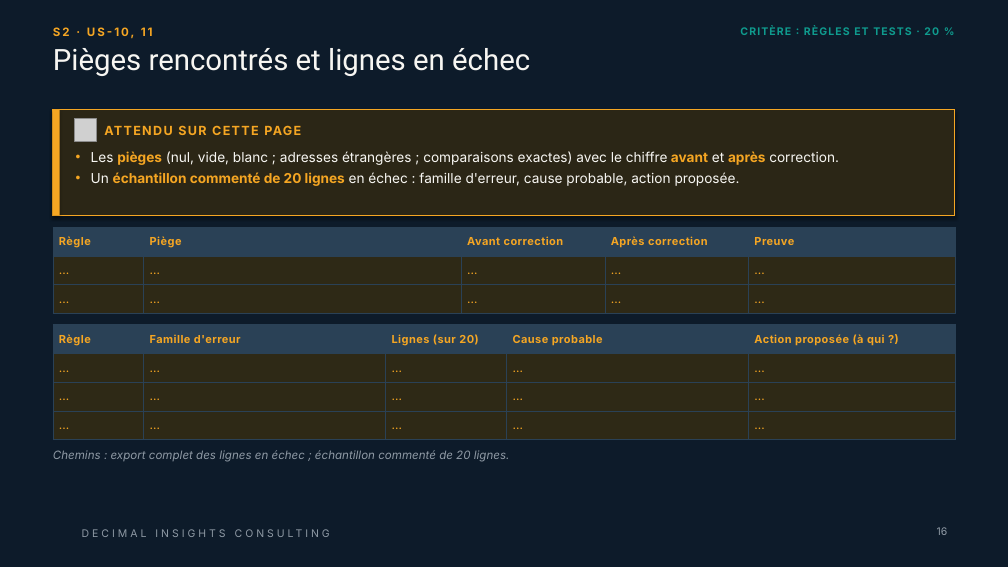
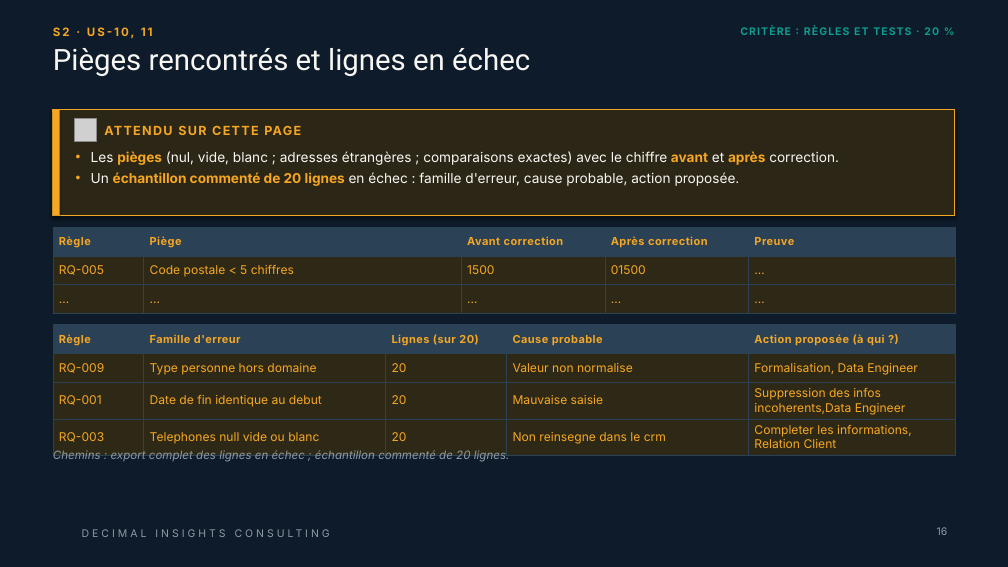
Before and after one commit to 0TRDavid/td-qualite-g00, a slide deck: slide 16 of livrables/Livrable_Groupe_TD_AssurConnect.pptx. Drawn at 1008x567 pixels with LibreOffice and Linux fonts; fonts in the diff are those of the drawing; grey boxes stand for pictures; background and template pictures are left out. Boxes give left, top, right and bottom in pixels: in the first picture for what was removed or moved away, otherwise in the second. Text is boxed around its words. In the diff, an @@ line names an element or a change of style, - is before the commit and + after.

Commit message:
feat:Saisi S2 pptx

```diff
--- a/livrables/Livrable_Groupe_TD_AssurConnect.pptx
+++ b/livrables/Livrable_Groupe_TD_AssurConnect.pptx
@@ table at [53, 228, 955, 314] @@
+row 2: RQ-005 | Code postale < 5 chiffres | 1500 | 01500 | …
-row 3: … | … | … | … | …
@@ table at [53, 325, 955, 452] @@
-row 2: … | … | … | … | …
+row 2: RQ-009 | Type personne hors domaine | 20 | Valeur non normalise | Formalisation, Data Engineer
-row 3: … | … | … | … | …
+row 3: RQ-001 | Date de fin identique au debut | 20 | Mauvaise saisie | Suppression des infos incoherents,Data Engineer
-row 4: … | … | … | … | …
+row 4: RQ-003 | Telephones null vide ou blanc | 20 | Non reinsegne dans le crm | Completer les informations, Relation Client
```
Also in this commit, not shown: 36 other slides changed, 1 other file.
